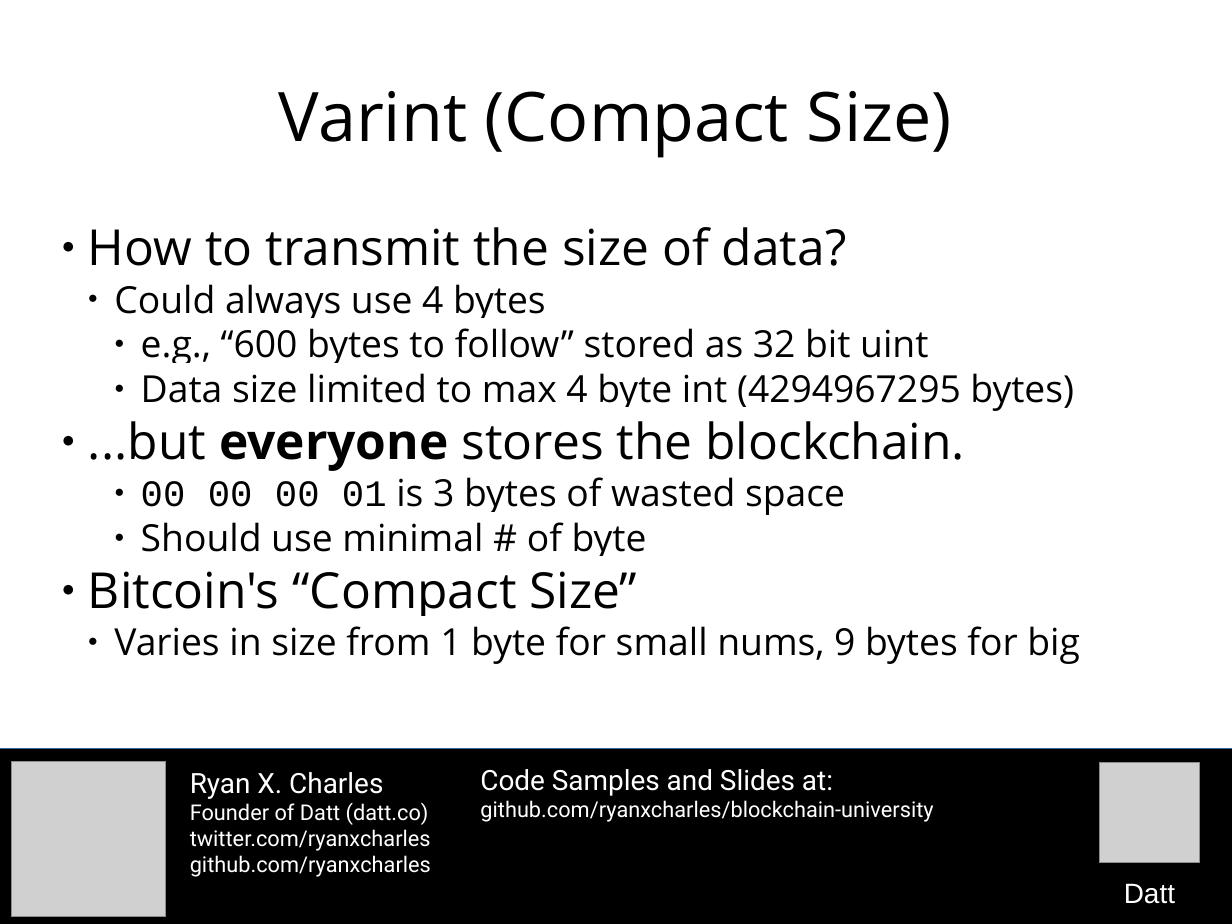
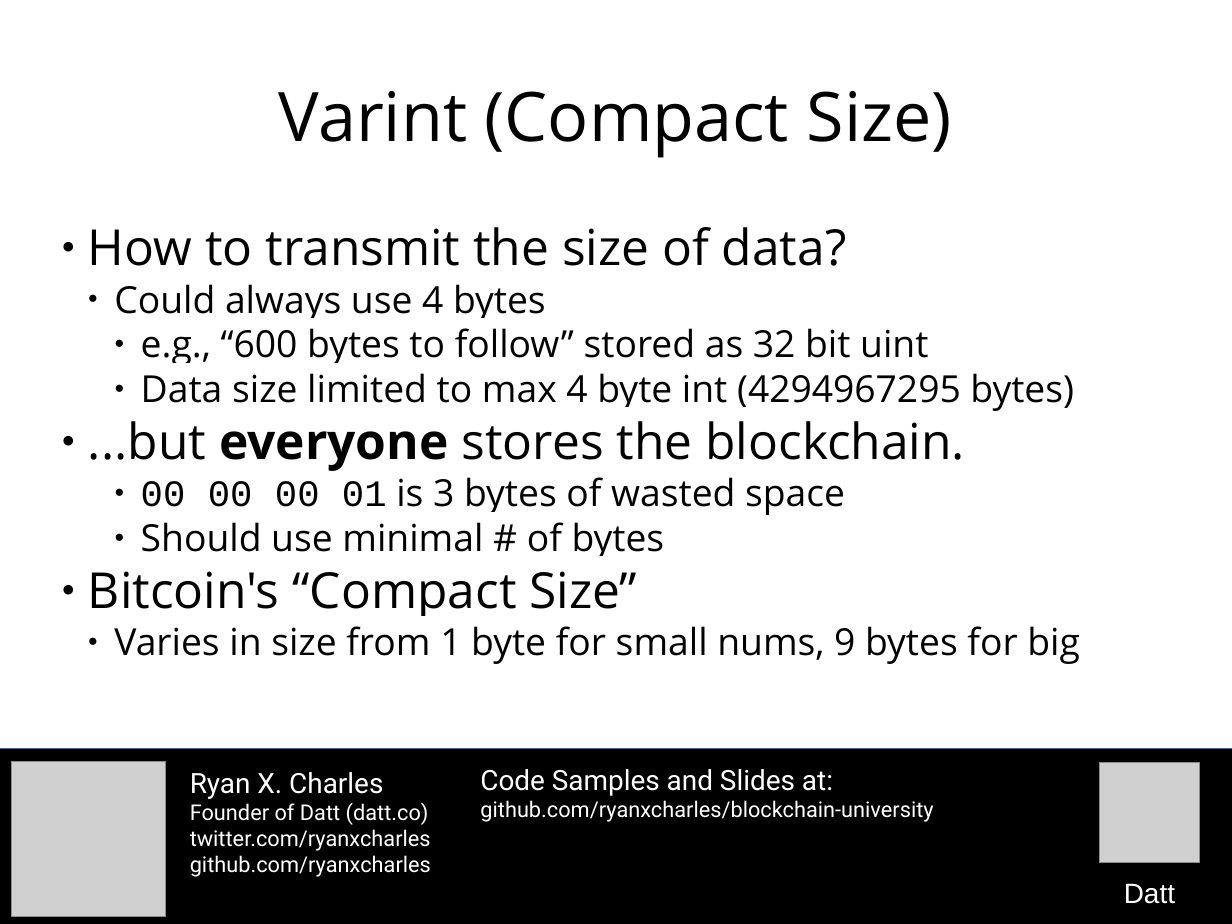
Before and after one commit to camelash/blockchain-university, a slide deck: slide 13 of slides/2015-10-26-transactions-and-blocks.odp. Drawn at 1232x924 pixels with LibreOffice and Linux fonts; fonts in the diff are those of the drawing; grey boxes stand for pictures. Boxes give left, top, right and bottom in pixels: in the first picture for what was removed or moved away, otherwise in the second. Text is boxed around its words. In the diff, an @@ line names an element or a change of style, - is before the commit and + after.

```diff
--- a/slides/2015-10-26-transactions-and-blocks.odp
+++ b/slides/2015-10-26-transactions-and-blocks.odp
@@ text at <box>141,522,665,556</box>: text changed @@
-    ● Should use minimal # of byte
+    ● Should use minimal # of bytes
```
Also in this commit, not shown: 1 other slide changed, 35 slides added, 1 other file.
